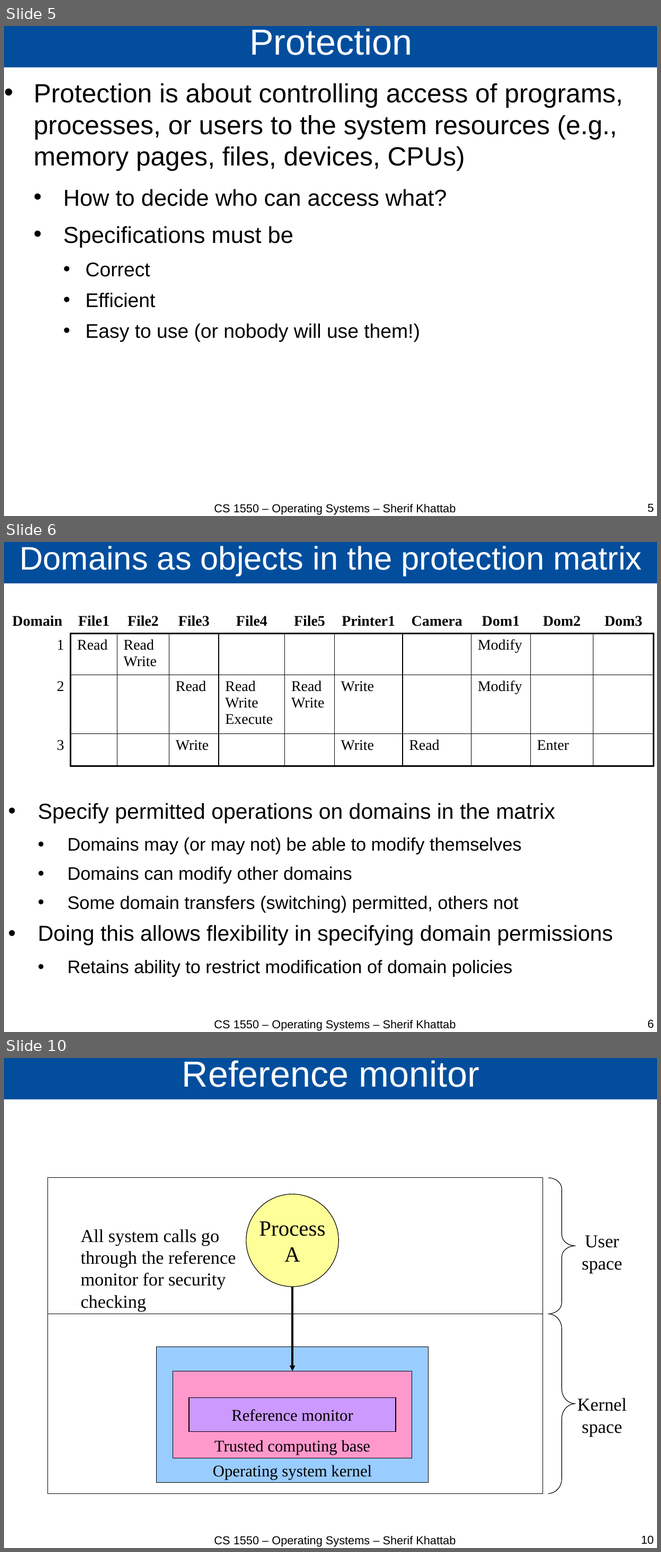
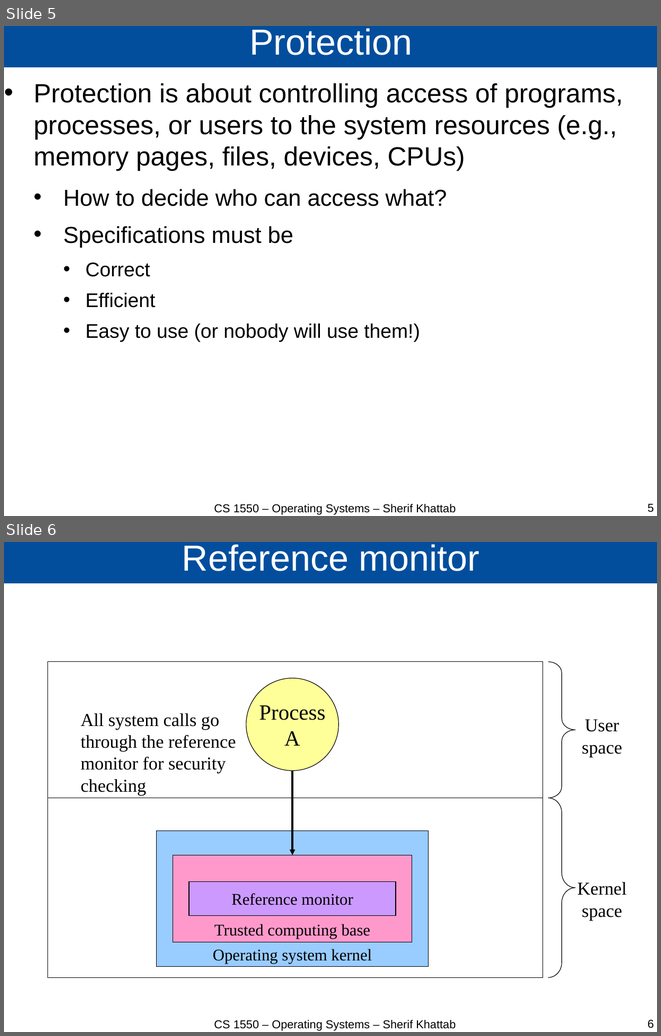
Before and after one commit to cs1550-2244/cs1550-code-handouts, a slide deck: DraftSlides/Lecture26.pptx. Shown one above the other, each under a label of ours: slides 5, 6 and 10 before the commit, slides 5 and 6 after it; the slides between them are not shown. The pictures are 661x1552 and 661x1036 pixels, drawn with LibreOffice and Linux fonts; fonts in the diff are those of the drawing. Boxes give left, top, right and bottom in pixels: in the first picture for what was removed or moved away, otherwise in the second. Text is boxed around its words. In the diff, an @@ line names an element or a change of style, - is before the commit and + after.

```diff
--- a/DraftSlides/Lecture26.pptx
+++ b/DraftSlides/Lecture26.pptx
@@ slide 6 removed at box(4, 542, 657, 1032), background #FFFFFF @@
@@ title removed at box(4, 542, 657, 583) @@
-Domains as objects in the protection matrix
@@ table removed at box(4, 609, 655, 768), 4 rows, 11 columns @@
-Domain | File1 | File2 | File3 | File4 | File5 | Printer1 | Camera | Dom1 | Dom2 | Dom3
-1 | Read | Read Write |  |  |  |  |  | Modify |  | 
-2 |  |  | Read | Read Write Execute | Read Write | Write |  | Modify |  | 
-3 |  |  | Write |  |  | Write | Read |  | Enter | 
@@ text removed at box(38, 803, 612, 976) @@
-• Specify permitted operations on domains in the matrix
-  • Domains may (or may not) be able to modify themselves
-  • Domains can modify other domains
-  • Some domain transfers (switching) permitted, others not
-• Doing this allows flexibility in specifying domain permissions
-  • Retains ability to restrict modification of domain policies
@@ text removed at box(214, 1020, 456, 1031) @@
-CS 1550 – Operating Systems – Sherif Khattab
@@ page number removed at box(647, 1020, 654, 1028) @@
-6
@@ what was slide 10 is now slide 6 @@
@@ page number at box(647, 1020, 654, 1028): text changed @@
-10
+6
```
Also in this commit, not shown: 3 other slides removed, 3 other files.
